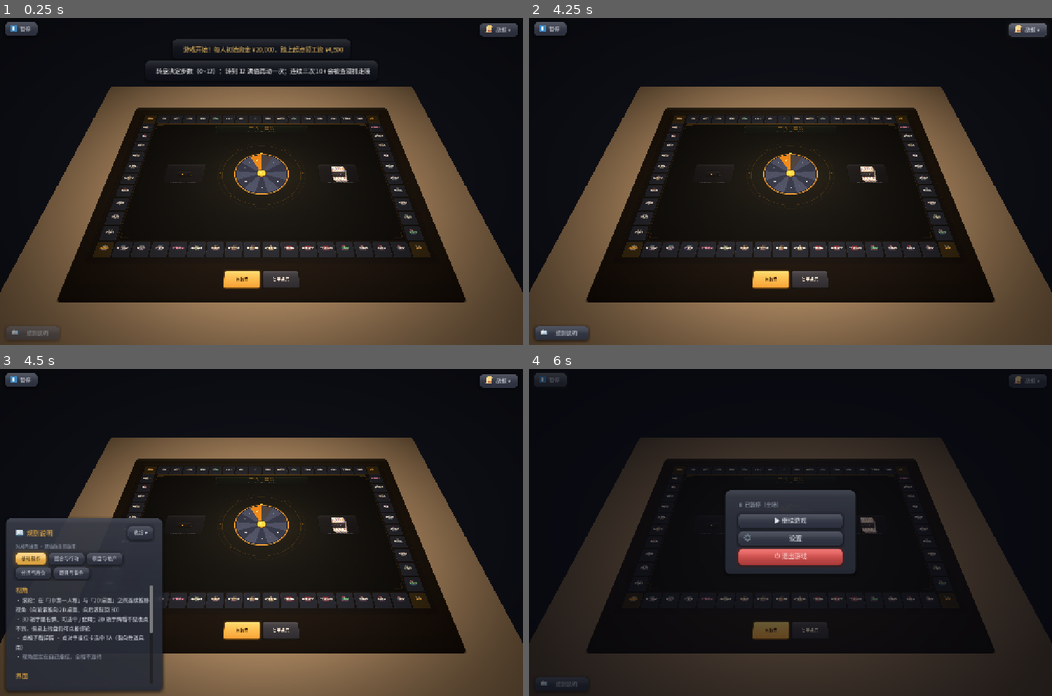
Above: before the commit, frames 1-4 (two rows, left to right).
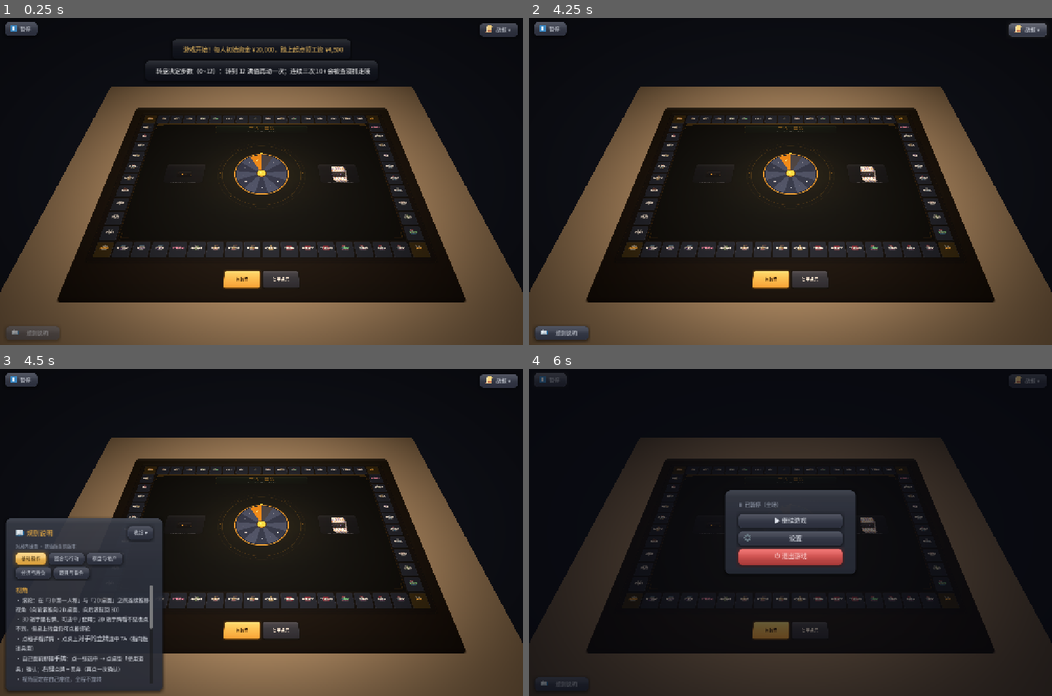
Above: after the commit, the same moments.

Repository: Lousync/dorm-monopoly
Game: Godot game, scene res://scenes/game.tscn
Same seed, same stepped clock (60 frames per second), same inputs: the game is played once before the commit and once after it. This scene is started directly instead of the project's main scene.
Inputs (mouse positions are in pixels of both pictures, inside the frame that each line leads up to):
- Up to frame 1 (0.25 s): no input
- Up to frame 2 (4.25 s): click "暂停" at 0.5 s; click "▶ 继续游戏" at 1.25 s; click "战报 ▾" at 2 s; click (973, 322) at 2.77 s; type "12" at 2.85 s; click "战报 ▴" at 3.5 s
- Up to frame 3 (4.5 s): click "规则说明" at 4.25 s
- Up to frame 4 (6 s): click "收起 ▾" at 5 s; click "暂停" at 5.75 s

Frames 1-2 are identical in both runs. In frame 3, 1.0% of the frame differs, in the area x 3-30%, y 79-96%; in frame 4, nothing differs.
Error in both runs: Out of bounds get index '0' (on base: 'Array') (res://scripts/game.gd:1159)

Commit message:
批次5 修复波 C：规则说明与选目标提示不再教已删除的座位卡
终审 I2（玩家可见）：rules_text.gd 的基础操作页写着「点对手**座位卡**选中 TA」，
座位卡已随批次 5 Task 2 退场，入口是**桌上那块立牌**。改成与现状相符的说法。

顺带补两笔同类（同一个"玩家照着找一张不存在的卡"的病）：
- 基础操作页补一句**手牌右键丢弃**（M7）—— 批次 3 起丢弃就在这条入口上，
  规则说明里从没写过，而它是玩家可见的操作入口；同页把出牌的"选中 → 点桌垫
  使用道具确认"也写明。
- game.gd 的选目标提示条从「点棋盘上的玩家卡选择目标」改成「点桌上对手的立牌
  选择目标」（核实 target 摆拍图时当场看见的，与 I2 同类）。

测试：rules_panel_test 正向钉新措辞、**反向**钉 not contains("座位卡")（只删断言
等于放行，同「滚轮缩放」那条的写法），另钉右键丢弃那句。

Diff:
--- a/scripts/game.gd
+++ b/scripts/game.gd
@@ -3312,7 +3312,9 @@
 	_tgt_stage = "peer"
 	_tgt_peer = -1
 	_tgt_tiles = []
-	_show_target_hint("点棋盘上的玩家卡选择目标" + ("（Esc/右键取消）" if not then_prop else "（再点他的一块地）"))
+	# 入口是**桌上那块立牌**（座位卡已随批次 5 Task 2 退场）—— 与规则说明同源口径，
+	# 别再说"玩家卡"（玩家会照着找一张已经不存在的东西）。
+	_show_target_hint("点桌上对手的立牌选择目标" + ("（Esc/右键取消）" if not then_prop else "（再点他的一块地）"))
 	_push_peer_highlight(peers)
 
 ## 进入「选地块」阶段（快递直达：任意格）
--- a/scripts/rules_text.gd
+++ b/scripts/rules_text.gd
@@ -67,7 +67,10 @@
 		_h("视角"),
 		"· 滚轮：在「3D 第一人称」与「2D 桌面」之间连续推移视角（向前滚推向 2D 桌面、向后滚拉回 3D）",
 		"· 3D 端手里有牌、可选中 / 使用；2D 端手牌看不见也点不到，但桌上转盘仍可点着掷轮",
-		"· 点格子看详情 · 点对手座位卡选中 TA（指向性道具用）",
+		"· 点格子看详情 · 点桌上[b]对手的立牌[/b]选中 TA（指向性道具用）",
+		# 手牌的三个入口：自己面前那排实物卡（批次 5 起立在近端桌沿）。丢弃这条自批次 3 改到
+		# 「手牌右键」之后**规则说明里从没写过**，而它是玩家可见的入口 —— 补上（终审 M7）。
+		"· 自己面前那排[b]手牌[/b]：点一张选中 → 点桌垫「使用道具」确认；[b]右键[/b]点牌 = 丢弃（再点一次确认）",
 		"· %s" % _d("视角固定在自己座位，全程不旋转"),
 		"",
 		_h("界面"),
--- a/tests/rules_panel_test.gd
+++ b/tests/rules_panel_test.gd
@@ -90,6 +90,20 @@
 		"基础操作页的滚轮说明改写为「视角推移」（不再教已删除的「滚轮缩放」）")
 	_check(not basic_page.contains("滚轮缩放"),
 		"基础操作页不再出现已被取代的「滚轮缩放」")
+	# 选目标的入口（修复波 C）：座位卡已随批次 5 退场，入口是**桌上的立牌**。
+	# 正向钉新措辞 + **反向**钉住旧措辞不回来（只删断言等于放行），与上面「滚轮缩放」同款。
+	var all_text := ""
+	for p in pages:
+		all_text += String(p.body)
+	_check(basic_page.contains("立牌") and basic_page.contains("选中"),
+		"基础操作页把选目标的入口说成「点桌上的对手立牌」（不再是已删除的座位卡）")
+	_check(not all_text.contains("座位卡"),
+		"全部页都不再出现已删除的「座位卡」（任何一页都不许教它）")
+	# 手牌右键丢弃（M7）：批次 3 起这条入口就存在，规则说明里却从没写过。
+	_check(basic_page.contains("右键") and basic_page.contains("丢弃"),
+		"基础操作页写了「手牌右键丢弃」这条入口")
+	_check(basic_page.contains("使用道具"),
+		"基础操作页写了「选中后点桌垫使用道具确认」这条出牌入口")
 
 	print("== 控件与初始状态 ==")
 	_check(g.rules_btn != null and g.rules_panel != null and g.rules_body != null,
